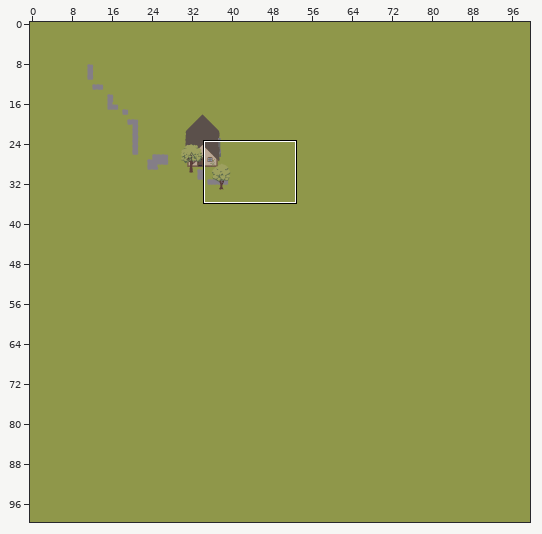
Two states of a Tiled map (JSON), testgame/www/assets/tilemaps/test01.json. The first picture is a wide view before the edit; the outline marks the close-up.
Close-up. As it was:
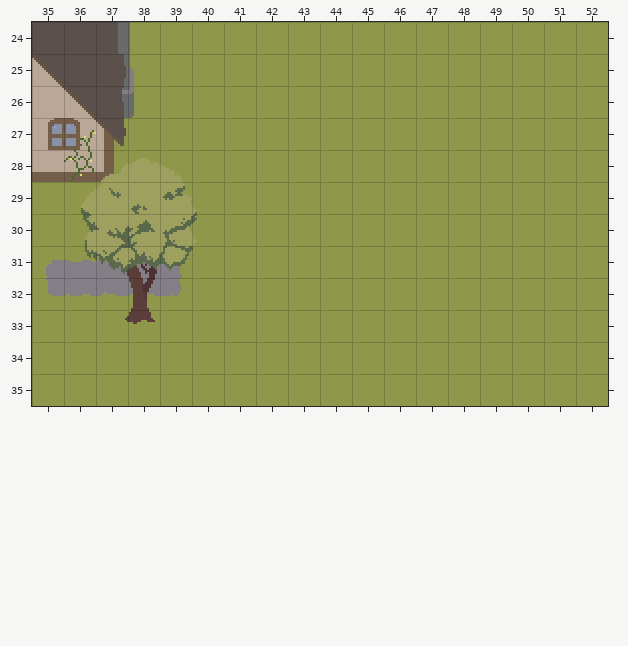
Cells are 16x16 px. Shown: x 35..52, y 24..35. The commit also changed other parts of the map, which this record leaves out.
After:
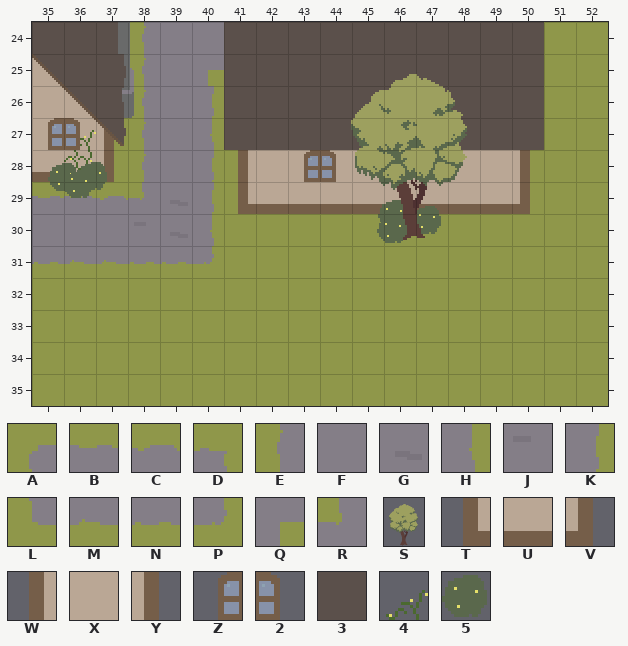
Key: from "tileset-test": A 24, B 25, C 26, D 27, E 28, F 29, G 30, H 31, J 33, K 35, L 36, M 37, N 38, P 39, Q 40, R 45; from "trees01": S 1, T 13, U 15, V 17, W 26, X 27, Y 30, Z 47, 2 48, 3 67, 4 88, 5 114.
_ is an empty cell.
Objects are placed by their top-left corner, in cells (3,4 is the top-left corner of cell 3,4); size is 1x1 cell unless given.
Tiles replaced or removed in this view: A, B, C, D, L, M, N, P.
Difference:
Changed rows in their new state; . is an unchanged cell.
Layer "Road":
first column x 35:
24 ...EFF
25 ...EFQ
26 ...EFK
27 ...EFH
28 ...EFK
29 BBCRGK
30 FFFJGH
31 NMMNNP
32 _____.
Layer "houses/walls":
first column x 41:
24 3333333333
25 3333333333
26 3333333333
27 3333333333
28 WXXXXXXXXY
29 TUUUUUUUUV
Layer "houses/decoration #2":
first column x 43:
28 Z2
Layer "Floor":
changed: S at 35.9,27.5 size 5x6 -> S at 44.4,24.9 size 5x6
added: 4 at 47,27
added: 5 at 36.4,28.3
added: 5 at 35.5,28.4
added: 5 at 36,28.6
added: 5 at 45.8,29.5
added: 5 at 46.9,29.7
added: 5 at 45.8,30
Where, in picture pixels (left, top, right, bottom), the same in both close-ups:
changed: (32, 22, 544, 324)
